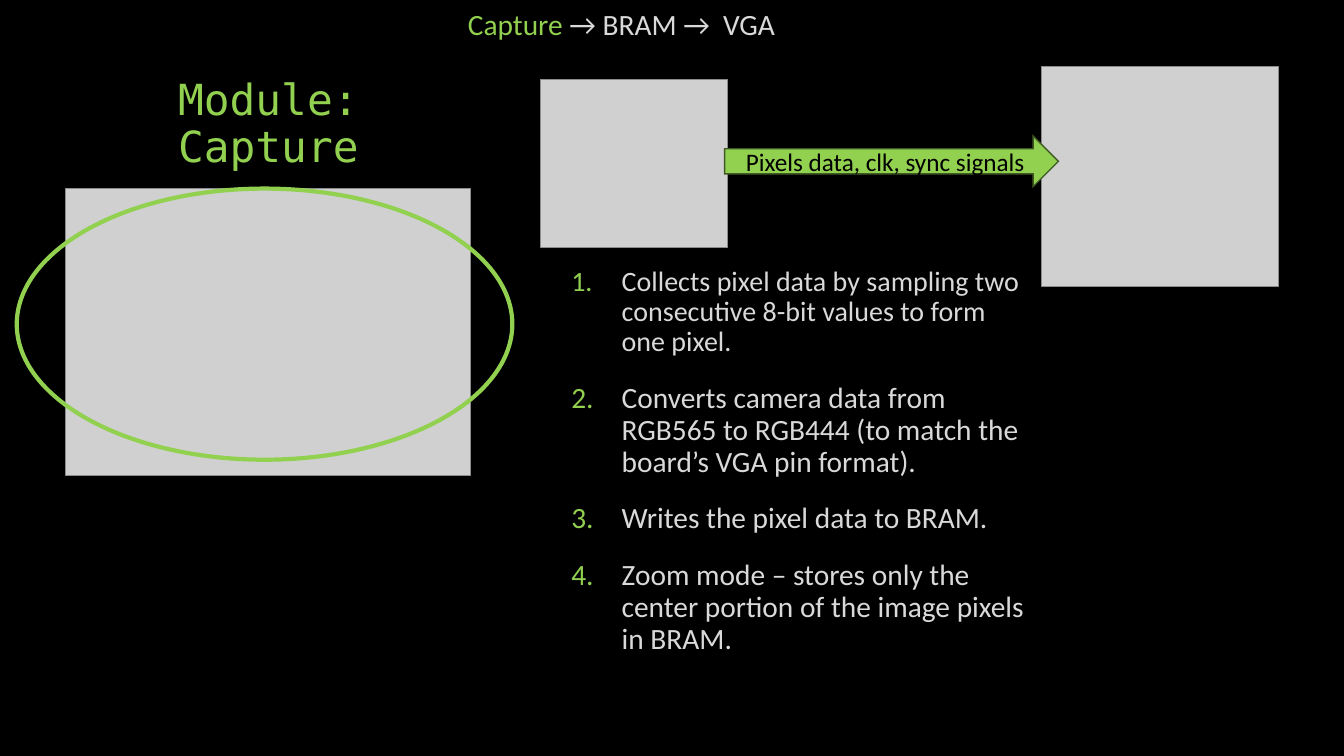
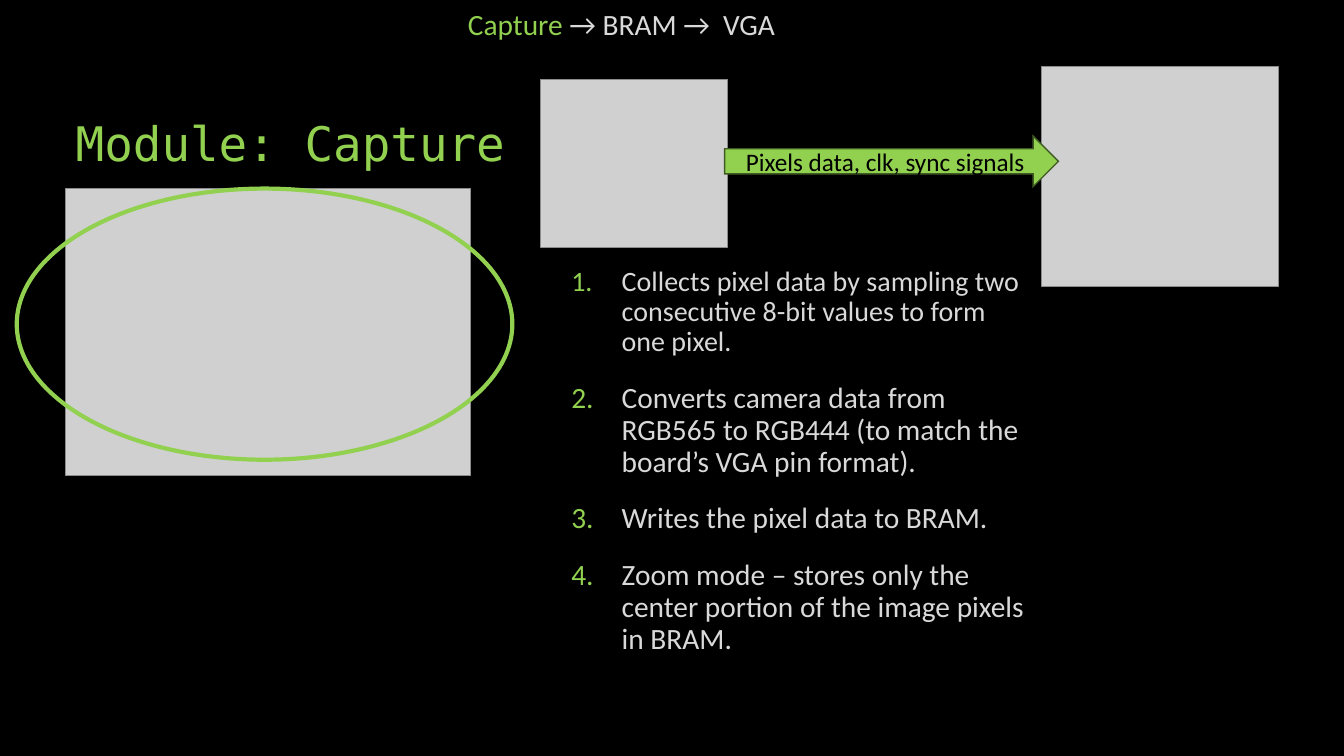
Before and after one commit to idowein/FPGA-image-interpolator, a slide deck: slide 11 of datasheets/Digital Zoom presentation.pptx (slide 12 before the commit). Drawn at 1344x756 pixels with LibreOffice and Linux fonts; fonts in the diff are those of the drawing; grey boxes stand for pictures. Boxes give left, top, right and bottom in pixels: in the first picture for what was removed or moved away, otherwise in the second. Text is boxed around its words. In the diff, an @@ line names an element or a change of style, - is before the commit and + after.

```diff
--- a/datasheets/Digital Zoom presentation.pptx
+++ b/datasheets/Digital Zoom presentation.pptx
@@ title "Module: Capture": place and size @@
-title "Module: Capture" at [178,82,359,171]
+title "Module: Capture" at [76,124,505,171]
@@ title "Module: Capture" at [76,124,505,171]: size 30.6 to 34 pt @@
```
Also in this commit, not shown: 5 other slides changed, 5 slides added, 3 slides removed.
